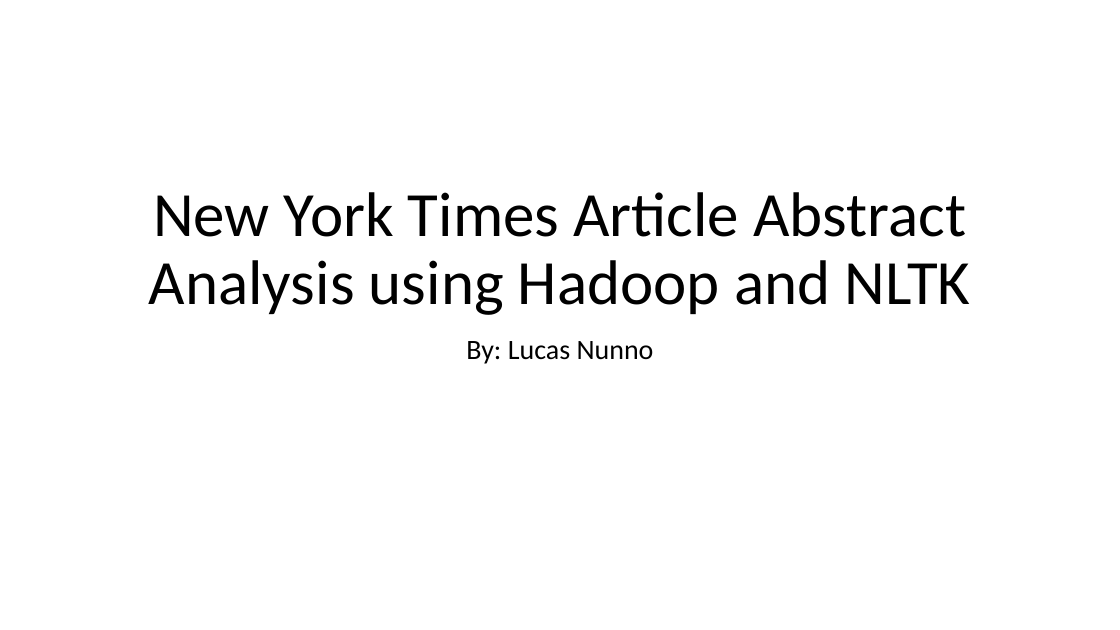
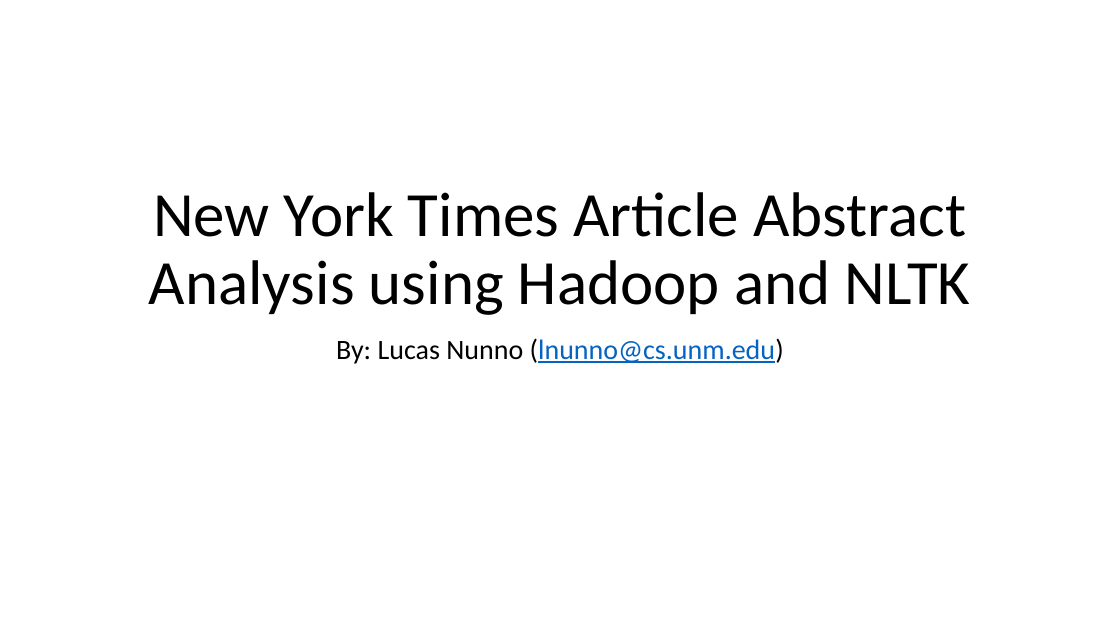
Before and after one commit to lnunno/big-data-nyt-tf-idf, a slide deck: slide 1 of docs/presentation.pptx. Drawn at 1120x630 pixels with LibreOffice and Linux fonts; fonts in the diff are those of the drawing. Boxes give left, top, right and bottom in pixels: in the first picture for what was removed or moved away, otherwise in the second. Text is boxed around its words. In the diff, an @@ line names an element or a change of style, - is before the commit and + after.

```diff
--- a/docs/presentation.pptx
+++ b/docs/presentation.pptx
@@ subtitle at [336, 338, 784, 364]: text changed; text colour #000000 to #0563C1 @@
-By: Lucas Nunno
+By: Lucas Nunno (lnunno@cs.unm.edu)
```
Also in this commit, not shown: 1 other slide changed, 5 slides added, 1 slide removed.
